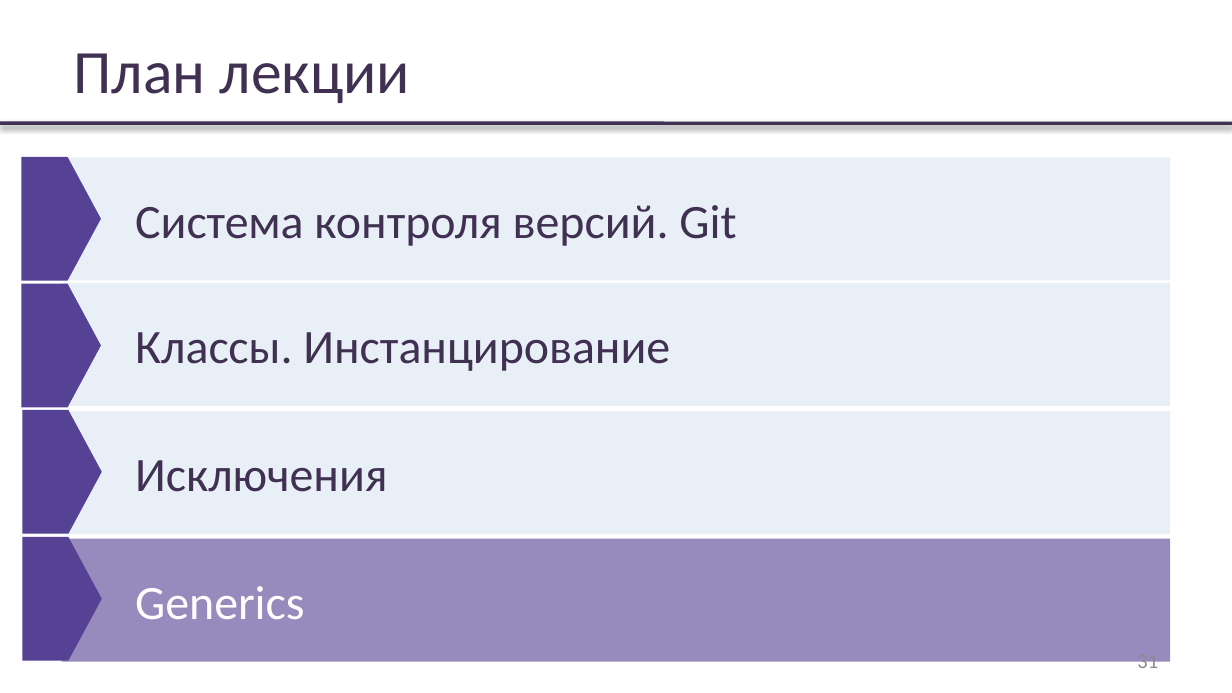
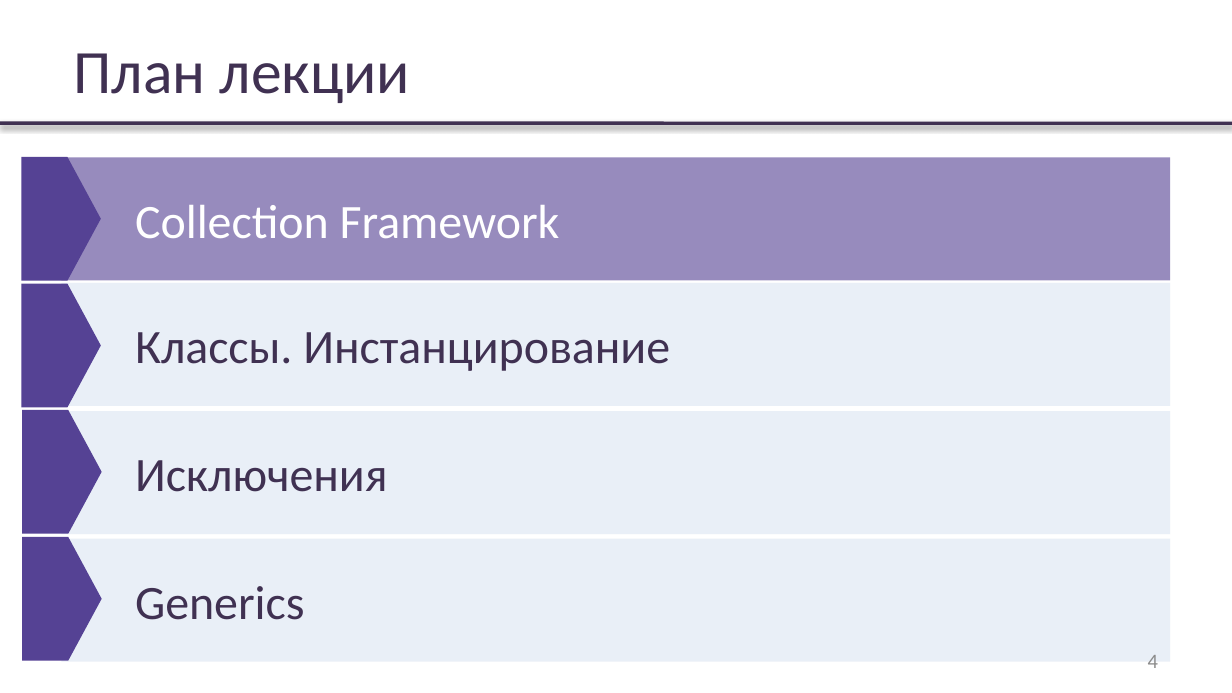
Before and after one commit to rybalkinsd/atom, a slide deck: slide 4 of lecture3/presentation/lecture03.pptx (slide 31 before the commit). Drawn at 1232x693 pixels with LibreOffice and Linux fonts; fonts in the diff are those of the drawing; background and template pictures are left out. Boxes give left, top, right and bottom in pixels: in the first picture for what was removed or moved away, otherwise in the second. Text is boxed around its words. In the diff, an @@ line names an element or a change of style, - is before the commit and + after.

Commit message:
presentation upd

```diff
--- a/lecture3/presentation/lecture03.pptx
+++ b/lecture3/presentation/lecture03.pptx
@@ rectangle "Collection Framework" at (x1=62, y1=158, x2=1170, y2=281): fill #DCE6F2 at 61% opacity to #554294 at 61% opacity @@
@@ text in rectangle at (x1=135, y1=205, x2=560, y2=238): text changed; text colour #403152 to #FFFFFF @@
-Система контроля версий. Git
+Collection Framework
@@ rectangle "Классы. Инстанцирование" resized from (x1=135, y1=332, x2=670, y2=371) to (x1=62, y1=283, x2=1170, y2=407) @@
@@ rectangle "Generics" at (x1=62, y1=538, x2=1170, y2=662): text colour #FFFFFF to #403152; fill #554294 at 61% opacity to #DCE6F2 at 61% opacity @@
@@ page number at (x1=1148, y1=655, x2=1158, y2=668): text changed @@
-31
+4
```
Also in this commit, not shown: 8 other slides changed, 10 slides added, 3 slides removed.
